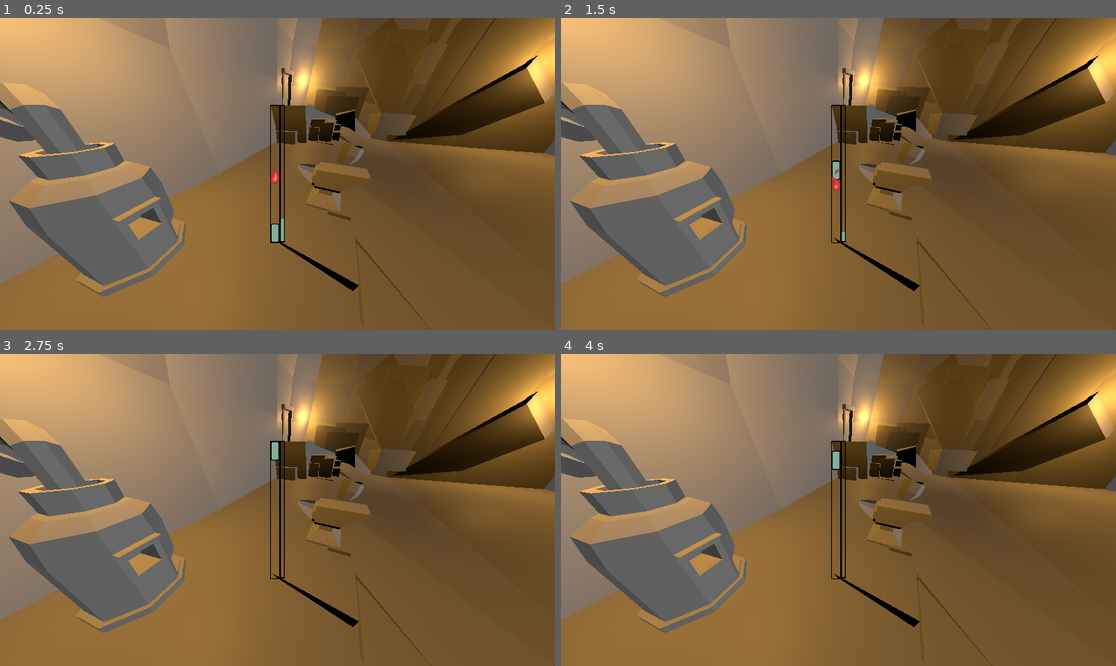
Above: before the commit, frames 1-4 (two rows, left to right).
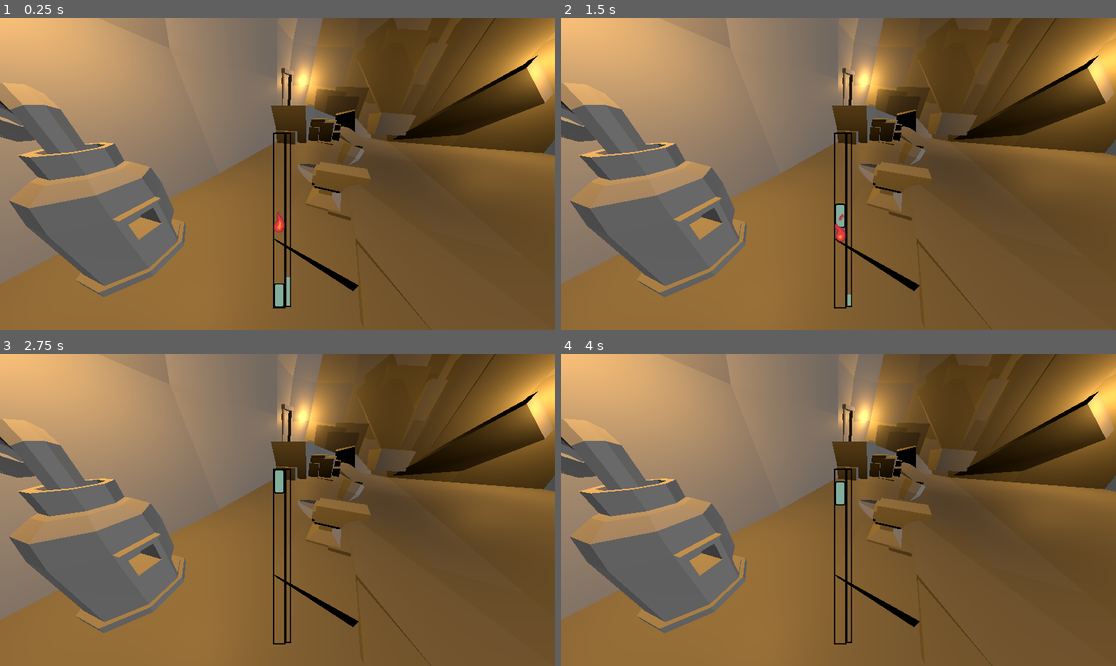
Above: after the commit, the same moments.

Repository: Exiled1/SmithySimulator
Game: Godot game, scene res://Minigames/FurnaceMinigame/furnace_minigame_main.tscn
The game is run twice, just before and just after one commit, with the same random seed, the same clock (stepped at 60 frames per second) and the same inputs. This scene is started directly instead of the project's main scene.
Inputs (mouse positions are in pixels of both pictures, inside the frame that each line leads up to):
- Up to frame 1 (0.25 s): no input
- Up to frame 2 (1.5 s): tap Enter at 0.5 s; move the mouse to (960, 158) at 0.52 s; press the mouse at (960, 158) at 0.53 s; hold Up (ui_up) 0.53-1.25 s; release the mouse at (960, 158) at 1.25 s; drag from (727, 189) to (838, 114) at 1.27 s
- Up to frame 3 (2.75 s): move the mouse to (333, 441) at 2.02 s; press the mouse at (333, 441) at 2.03 s; hold Up (ui_up) from 2.03 s (still down)
- Up to frame 4 (4 s): release Up (ui_up) at 2.75 s; release the mouse at (894, 441) at 2.75 s; tap Space at 2.75 s; drag from (810, 572) to (838, 450) at 2.77 s; move the mouse to (1005, 556) at 3.52 s; press the mouse at (1005, 556) at 3.53 s; hold Down (ui_down) from 3.53 s (still down)

The runs differ from the first frame. In frame 1, 1.2% of the frame differs, in the area x 48-53%, y 27-94%; in frame 2, 1.1%; in frame 3, 1.0%; in frame 4, 1.0%.

Commit message:
Checkpoint for anvil minigame, got bars to scale but not position correctly

Diff:
--- a/Minigames/AnvilMinigame/AnvilMinigame.tscn
+++ b/Minigames/AnvilMinigame/AnvilMinigame.tscn
@@ -1,15 +1,17 @@
-[gd_scene load_steps=9 format=3 uid="uid://feg8r2d4ngf6"]
+[gd_scene load_steps=10 format=3 uid="uid://feg8r2d4ngf6"]
 
 [ext_resource type="Script" path="res://Minigames/AnvilMinigame/AnvilMinigame.gd" id="1_q7et4"]
+[ext_resource type="Texture2D" uid="uid://bfv35g6if2jap" path="res://Minigames/AnvilMinigame/redbar2.png" id="2_d64nk"]
 [ext_resource type="Texture2D" uid="uid://np62v3s8hkiq" path="res://Minigames/AnvilMinigame/pointer.png" id="2_jleyk"]
-[ext_resource type="Texture2D" uid="uid://bltcxk7prsboq" path="res://Minigames/AnvilMinigame/GreenBackground.png" id="3_4qr4b"]
-[ext_resource type="Texture2D" uid="uid://cq2y5x174rl3b" path="res://Minigames/AnvilMinigame/OrangeBackground.png" id="4_4hq8n"]
-[ext_resource type="Texture2D" uid="uid://3ing4ixoma4v" path="res://Minigames/AnvilMinigame/RedBackground.png" id="5_al2bx"]
-[ext_resource type="Texture2D" uid="uid://xmoriuojxmw" path="res://Minigames/AnvilMinigame/GameBackground.png" id="6_knlbj"]
+[ext_resource type="Script" path="res://Minigames/AnvilMinigame/PerfectMediumStrike.gd" id="5_55joc"]
+[ext_resource type="Texture2D" uid="uid://b66oht76mk1w3" path="res://Minigames/AnvilMinigame/orangebar2.png" id="6_ctamf"]
+[ext_resource type="Texture2D" uid="uid://clkh0800412b6" path="res://Minigames/AnvilMinigame/background2.png" id="7_g88gg"]
+[ext_resource type="Texture2D" uid="uid://hlgiptskg2qs" path="res://Minigames/AnvilMinigame/GreenBar2.png" id="8_i5iv4"]
 
 [sub_resource type="Animation" id="Animation_5lpr0"]
 resource_name = "Slider"
 length = 3.5
+loop_mode = 1
 tracks/0/type = "value"
 tracks/0/imported = false
 tracks/0/enabled = true
@@ -17,7 +19,7 @@
 tracks/0/interp = 1
 tracks/0/loop_wrap = true
 tracks/0/keys = {
-"times": PackedFloat32Array(0.1, 3.5),
+"times": PackedFloat32Array(0, 3.5),
 "transitions": PackedFloat32Array(1, 1),
 "update": 0,
 "values": [Vector2(4.24366, 39.2281), Vector2(311.707, 39.4264)]
@@ -29,6 +31,8 @@
 }
 
 [node name="AnvilMinigame" type="Node2D"]
+position = Vector2(-215.203, -51.9131)
+scale = Vector2(1.79861, 1.9172)
 script = ExtResource("1_q7et4")
 
 [node name="Control" type="Control" parent="."]
@@ -36,53 +40,51 @@
 anchors_preset = 0
 offset_right = 315.0
 offset_bottom = 32.0
+metadata/_edit_use_anchors_ = true
 
 [node name="ProgressBar" type="ProgressBar" parent="."]
-offset_left = 0.324936
-offset_top = -28.0803
-offset_right = 315.325
-offset_bottom = -1.08026
+offset_left = 1.60042
+offset_top = -126.354
+offset_right = 316.6
+offset_bottom = -99.3541
 value = 23.32
 show_percentage = false
+metadata/_edit_use_anchors_ = true
 
-[node name="Background" type="Sprite2D" parent="."]
-position = Vector2(157.525, 15.9214)
-scale = Vector2(0.655, 0.655)
-texture = ExtResource("6_knlbj")
+[node name="BadHit" type="Sprite2D" parent="."]
+position = Vector2(16.3624, 86.5702)
+scale = Vector2(0.264176, 0.655)
+texture = ExtResource("2_d64nk")
 region_enabled = true
 region_rect = Rect2(16, 96, 480, 48)
 
-[node name="BadHit" type="Sprite2D" parent="."]
-position = Vector2(157.24, 16.1232)
-scale = Vector2(0.655, 0.655)
-texture = ExtResource("5_al2bx")
-region_enabled = true
-region_rect = Rect2(16, 96, 480, 48)
-
-[node name="MediumHit" type="Sprite2D" parent="."]
-position = Vector2(157.24, 16.1232)
-scale = Vector2(0.655, 0.655)
-texture = ExtResource("4_4hq8n")
-region_enabled = true
-region_rect = Rect2(16, 96, 480, 48)
-
-[node name="PerfectHit" type="Sprite2D" parent="."]
-position = Vector2(157.24, 16.1232)
-rotation = -0.00256522
-scale = Vector2(0.655, 0.655)
-texture = ExtResource("3_4qr4b")
+[node name="BadHit2" type="Sprite2D" parent="."]
+position = Vector2(215.259, 86.9183)
+scale = Vector2(0.264176, 0.655)
+texture = ExtResource("2_d64nk")
 region_enabled = true
 region_rect = Rect2(16, 96, 480, 48)
 
 [node name="StrikeTimer" type="Timer" parent="."]
 
 [node name="HSlider" type="HSlider" parent="."]
-offset_top = 48.2474
+offset_top = -149.515
 offset_right = 314.0
-offset_bottom = 64.2474
+offset_bottom = -133.515
+max_value = 1000.0
+value = 500.0
+metadata/_edit_use_anchors_ = true
+
+[node name="HSlider2" type="HSlider" parent="."]
+offset_top = -149.515
+offset_right = 314.0
+offset_bottom = -133.515
+max_value = 1000.0
+value = 700.0
+metadata/_edit_use_anchors_ = true
 
 [node name="Arrow" type="Sprite2D" parent="."]
-position = Vector2(311.707, 39.4264)
+position = Vector2(21.6116, 59.7247)
 rotation = -1.57079
 scale = Vector2(0.356705, 0.438135)
 texture = ExtResource("2_jleyk")
@@ -92,4 +94,53 @@
 "": SubResource("AnimationLibrary_fdl3h")
 }
 
+[node name="PerfectMediumStrike" type="Node2D" parent="."]
+position = Vector2(119.65, 27.0776)
+script = ExtResource("5_55joc")
+
+[node name="BackgroundContainer" type="Node2D" parent="PerfectMediumStrike"]
+metadata/_edit_group_ = true
+
+[node name="Background" type="Sprite2D" parent="PerfectMediumStrike/BackgroundContainer"]
+unique_name_in_owner = true
+scale = Vector2(0.68606, 0.687264)
+texture = ExtResource("7_g88gg")
+
+[node name="MediumRightContainer" type="Node2D" parent="PerfectMediumStrike"]
+position = Vector2(-3.70752, 100.94)
+scale = Vector2(0.682926, 0.655)
+metadata/_edit_group_ = true
+
+[node name="MediumHitRight" type="Sprite2D" parent="PerfectMediumStrike/MediumRightContainer"]
+unique_name_in_owner = true
+texture = ExtResource("6_ctamf")
+region_enabled = true
+region_rect = Rect2(16, 96, 480, 48)
+
+[node name="MediumLeftContainer" type="Node2D" parent="PerfectMediumStrike"]
+position = Vector2(-5.19182, 149.412)
+scale = Vector2(0.682926, 0.655)
+metadata/_edit_group_ = true
+
+[node name="MediumHitLeft" type="Sprite2D" parent="PerfectMediumStrike/MediumLeftContainer"]
+unique_name_in_owner = true
+texture = ExtResource("6_ctamf")
+region_enabled = true
+region_rect = Rect2(16, 96, 480, 48)
+
+[node name="PerfectHitContainer" type="Node2D" parent="PerfectMediumStrike"]
+position = Vector2(0.053919, -0.136743)
+scale = Vector2(0.682926, 0.655)
+metadata/_edit_group_ = true
+
+[node name="PerfectHit" type="Sprite2D" parent="PerfectMediumStrike/PerfectHitContainer"]
+unique_name_in_owner = true
+skew = 0.000214219
+texture = ExtResource("8_i5iv4")
+region_enabled = true
+region_rect = Rect2(16, 96, 480, 48)
+
+[node name="Camera2D" type="Camera2D" parent="."]
+position = Vector2(119.65, 27.0776)
+
 [connection signal="timeout" from="StrikeTimer" to="." method="_on_strike_timer_timeout"]
--- a/Minigames/FurnaceMinigame/furnace_minigame.tscn
+++ b/Minigames/FurnaceMinigame/furnace_minigame.tscn
@@ -17,10 +17,9 @@
 script = ExtResource("1_55ad2")
 
 [node name="HBoxContainer" type="HBoxContainer" parent="."]
-offset_left = -0.400024
-offset_top = 0.000274658
-offset_right = 34.6
+offset_right = 35.0
 offset_bottom = 287.0
+size_flags_horizontal = 0
 theme_override_constants/separation = 0
 
 [node name="Control2" type="Control" parent="HBoxContainer"]
--- a/Minigames/FurnaceMinigame/furnace_minigame_main.tscn
+++ b/Minigames/FurnaceMinigame/furnace_minigame_main.tscn
@@ -44,7 +44,8 @@
 offset_bottom = 144.173
 grow_horizontal = 2
 grow_vertical = 2
-size_flags_horizontal = 0
+scale = Vector2(2.02681, 2.11684)
+size_flags_horizontal = 4
 metadata/_edit_group_ = true
 
 [node name="FurnaceMinigame" parent="Control" instance=ExtResource("2_0yev0")]
--- a/project.godot
+++ b/project.godot
@@ -14,6 +14,11 @@
 run/main_scene="res://Minigames/FurnaceMinigame/fish.tscn"
 config/features=PackedStringArray("4.1", "GL Compatibility")
 config/icon="res://icon.svg"
+
+[display]
+
+window/size/viewport_width=1920
+window/size/viewport_height=1080
 
 [editor_plugins]
 
Not shown, changed: .gitignore
